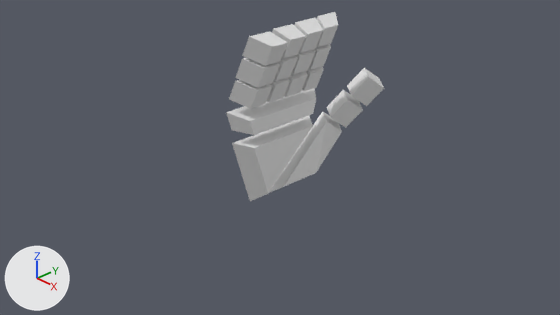
The Blender file hand.blend as it was, and as the next commit left it.
Camera for both pictures: the file's camera 'Camera'. The lights are fixed; the arrows at lower left show +X, +Y and +Z.

In view in the first picture: 'Forefingers', 'Index Base', 'Index Center', 'Index Tip', 'Little Base', 'Little Center', 'Little Tip', 'Middle Base', 'Middle Center', 'Middle Tip', 'Palm', 'Ring Center', 'Ring Tip', 'Thumb Base', 'Thumb Tip', 'ThumbJoint'.
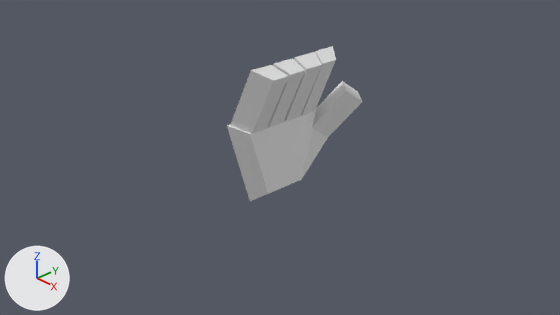
Commit message: Added joint hinges (in progess)

Diff of the bpy script that builds the scene:
```diff
--- a/hand.blend.py
+++ b/hand.blend.py
@@ me_forefingers @@
 me_forefingers.from_pydata(...)  # 15 vertices, 10 faces; spans x -0.12..0.12, y -0.87..0.8, z 0.3..0.67
+# me_forefingers part 1: the loose piece of 14 vertices spanning x -0.12..0.12, y -0.87..0.8, z 0.3..0.67 is moved by (0.0, 0.0, -0.19)
@@ me_thumbjoint @@
-me_thumbjoint.from_pydata(...)  # 15 vertices, 10 faces; spans x -0.118..0.227, y -0.479..0.936, z -0.682..0.331
+me_thumbjoint.from_pydata(...)  # 20 vertices, 12 faces, 1 loose edge; spans x -0.118..0.227, y -0.787..0.629, z -0.682..0.347
+# me_thumbjoint part 2: the loose piece of 14 vertices spanning x -0.118..0.227, y -0.479..0.936, z -0.682..0.331 is rebuilt with 19 vertices and now spans x -0.118..0.227, y -0.787..0.629, z -0.682..0.347
@@ me_thumbjoint_004 @@
 me_thumbjoint_004.from_pydata(...)  # 12 vertices, 6 faces; spans x -0.077..0.443, y 0.582..1.143, z 0.15..0.689
+# me_thumbjoint_004 part 3: the whole mesh is moved by (-0.041, -0.346, -0.067)
@@ me_thumbjoint_005 @@
 me_thumbjoint_005.from_pydata(...)  # 12 vertices, 6 faces; spans x 0.136..0.656, y 0.786..1.346, z 0.503..1.042
+# me_thumbjoint_005 part 4: the whole mesh is moved by (-0.079, -0.382, -0.13)
@@ me_fingers_001 @@
 me_fingers_001.from_pydata(...)  # 8 vertices, 6 faces; spans x -0.074..0.254, y 0.344..0.761, z 1.115..1.53
+# me_fingers_001 part 5: the whole mesh is moved by (-0.012, -0.012, -0.371)
@@ me_fingers_005 @@
 me_fingers_005.from_pydata(...)  # 8 vertices, 6 faces; spans x 0.05..0.378, y 0.349..0.766, z 1.473..1.889
+# me_fingers_005 part 6: the whole mesh is moved by (-0.012, -0.012, -0.434)
@@ me_fingers_006 @@
 me_fingers_006.from_pydata(...)  # 8 vertices, 6 faces; spans x 0.174..0.499, y 0.354..0.771, z 1.828..2.235
+# me_fingers_006 part 7: the whole mesh is moved by (-0.012, -0.012, -0.492)
@@ me_fingers_010 @@
 me_fingers_010.from_pydata(...)  # 8 vertices, 6 faces; spans x 0.041..0.39, y -0.007..0.374, z 1.486..1.906
+# me_fingers_010 part 8: the whole mesh is moved by (-0.007, 0.004, -0.437)
@@ me_fingers_002 @@
 me_fingers_002.from_pydata(...)  # 8 vertices, 6 faces; spans x 0.174..0.516, y -0.002..0.379, z 1.83..2.235
+# me_fingers_002 part 9: the whole mesh is moved by (-0.007, 0.004, -0.483)
@@ me_fingers_012 @@
 me_fingers_012.from_pydata(...)  # 8 vertices, 6 faces; spans x 0.036..0.398, y -0.402..-0.038, z 1.479..1.902
+# me_fingers_012 part 10: the whole mesh is moved by (-0.004, 0.006, -0.422)
@@ me_fingers_003 @@
 me_fingers_003.from_pydata(...)  # 8 vertices, 6 faces; spans x 0.174..0.527, y -0.397..-0.033, z 1.829..2.233
+# me_fingers_003 part 11: the whole mesh is moved by (-0.004, 0.006, -0.472)
@@ me_fingers_004 @@
 me_fingers_004.from_pydata(...)  # 8 vertices, 6 faces; spans x -0.114..0.261, y -0.821..-0.368, z 1.135..1.559
+# me_fingers_004 part 12: the whole mesh is moved by (-0.001, 0.018, -0.371)
@@ me_fingers_007 @@
 me_fingers_007.from_pydata(...)  # 8 vertices, 6 faces; spans x 0.028..0.404, y -0.816..-0.363, z 1.475..1.899
+# me_fingers_007 part 13: the whole mesh is moved by (-0.001, 0.018, -0.413)
@@ me_fingers_008 @@
 me_fingers_008.from_pydata(...)  # 8 vertices, 6 faces; spans x 0.171..0.539, y -0.81..-0.358, z 1.813..2.222
+# me_fingers_008 part 14: the whole mesh is moved by (-0.001, 0.018, -0.452)
```

Boxes (x1, y1, x2, y2) around the edits, measured in the pictures (560 x 315 px):
'Forefingers', reshaped
    before: (226, 88, 316, 135)
    after: (227, 110, 316, 148)
'ThumbJoint', reshaped
    before: (269, 111, 342, 193)
    after: (268, 128, 328, 194)
'Little Tip', mesh moved
    before: (242, 31, 288, 66)
    after: (244, 65, 289, 98)
'Little Center', mesh moved
    before: (235, 58, 280, 88)
    after: (237, 89, 281, 116)
'Thumb Tip', mesh moved
    before: (347, 68, 384, 106)
    after: (325, 81, 362, 120)
'Little Base', mesh moved
    before: (229, 80, 273, 109)
    after: (231, 107, 273, 134)
'Thumb Base', mesh moved
    before: (327, 90, 363, 127)
    after: (312, 100, 344, 137)
'Ring Tip', mesh moved
    before: (272, 24, 305, 59)
    after: (273, 58, 305, 92)
'Middle Tip', mesh moved
    before: (294, 18, 323, 53)
    after: (294, 52, 322, 87)
'Index Tip', mesh moved
    before: (317, 12, 338, 47)
    after: (315, 46, 336, 81)
'Middle Center', mesh moved
    before: (292, 49, 315, 75)
    after: (291, 82, 314, 105)
'Ring Center', mesh moved
    before: (274, 55, 298, 81)
    after: (275, 88, 297, 110)
'Index Center', mesh moved
    before: (309, 44, 331, 70)
    after: (308, 77, 329, 99)
'Index Base', mesh moved
    before: (302, 66, 323, 92)
    after: (301, 95, 321, 116)
